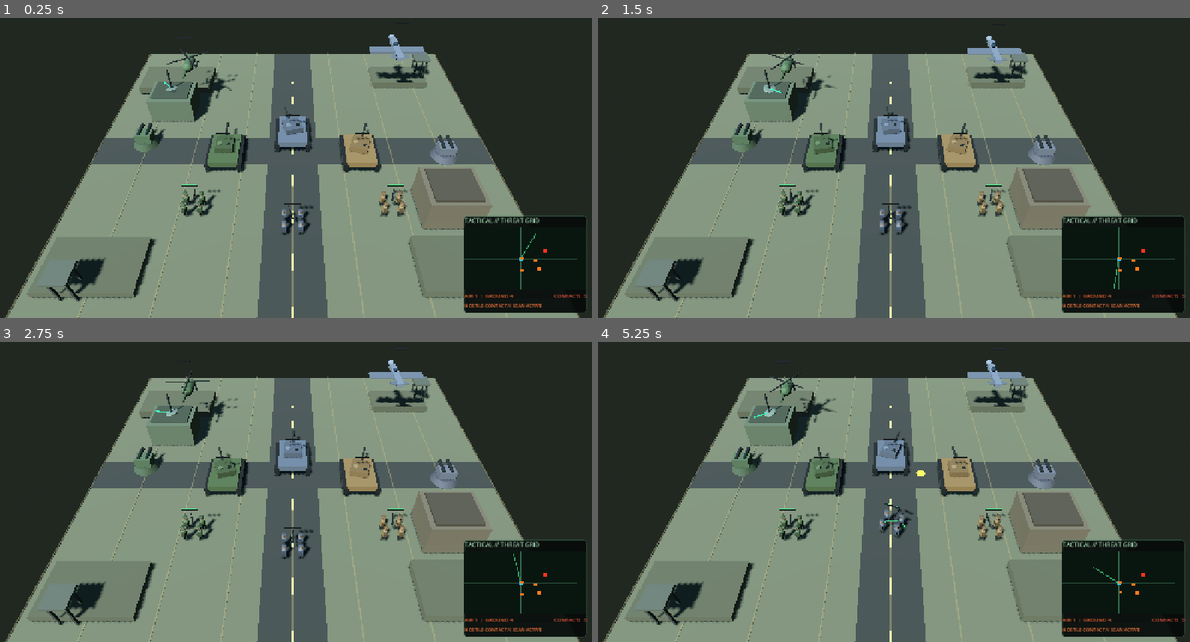
Above: before the commit, frames 1-4 (two rows, left to right).
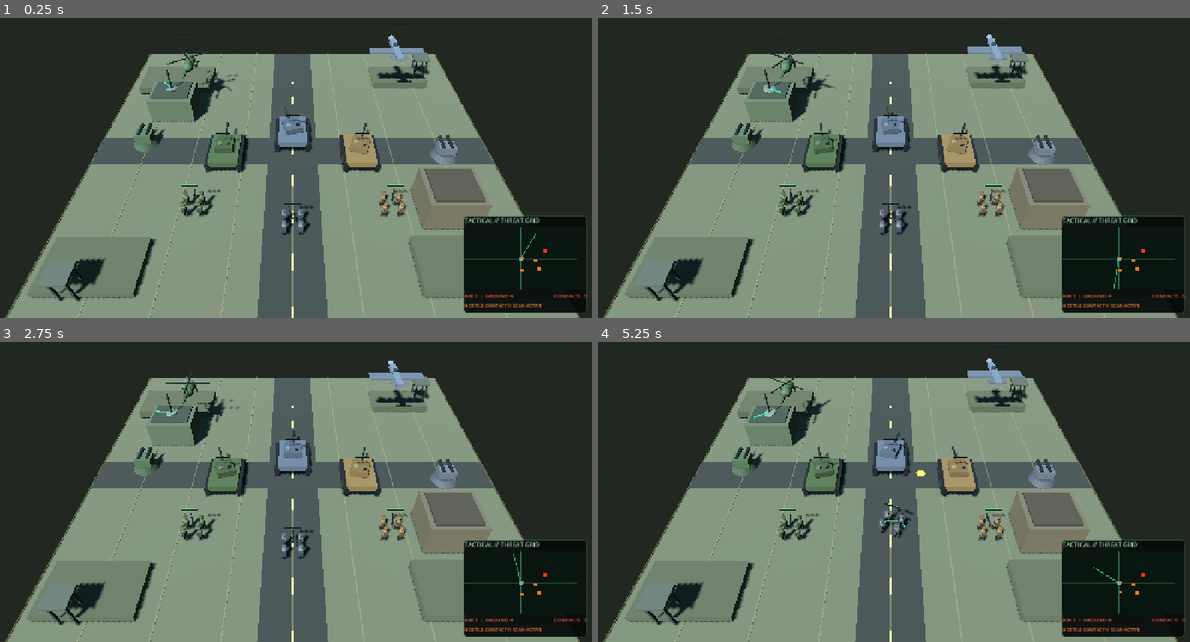
Above: after the commit, the same moments.

Repository: Jamalalbaroty/storm-generals-mobil
Game: Godot game, scene res://prototype_3d/battlefield_3d.tscn
The game is run twice, just before and just after one commit, with the same random seed, the same clock (stepped at 60 frames per second) and the same inputs. This scene is started directly instead of the project's main scene.
Inputs (mouse positions are in pixels of both pictures, inside the frame that each line leads up to):
- Up to frame 1 (0.25 s): no input
- Up to frame 2 (1.5 s): move the mouse to (1024, 132) at 0.52 s; click (1024, 132) at 0.67 s; drag from (769, 165) to (858, 216) at 1.27 s
- Up to frame 3 (2.75 s): move the mouse to (349, 399) at 2.02 s; click (349, 399) at 2.17 s
- Up to frame 4 (5.25 s): drag from (858, 540) to (710, 423) at 2.77 s; move the mouse to (1071, 525) at 3.52 s; click (1071, 525) at 3.67 s; drag from (710, 423) to (799, 390) at 4.27 s; move the mouse to (917, 474) at 5.02 s; click (917, 474) at 5.17 s

The runs differ from the first frame. In frame 1, 0.2% of the frame differs, in the area x 29-73%, y 5-67%; in frame 2, 0.3%; in frame 3, 0.3%; in frame 4, 0.5%, in the area x 28-73%, y 5-67%.

Commit message:
feat: add positional looping vehicle engine audio

Diff:
--- a/prototype_3d/battlefield_3d.gd
+++ b/prototype_3d/battlefield_3d.gd
@@ -45,6 +45,7 @@
 var radar_blip_widgets: Dictionary = {}
 var combat_fire_audio: AudioStreamWAV
 var combat_impact_audio: AudioStreamWAV
+var engine_audio_player: AudioStreamPlayer3D
 
 func _ready() -> void:
 	combat_fire_audio = _make_combat_audio(false)
@@ -57,6 +58,7 @@
 	_build_showcase_units()
 	_build_order_indicators()
 	_build_tactical_radar_hud()
+	_setup_engine_audio()
 
 func _process(delta: float) -> void:
 	turret_scan_clock += delta
@@ -72,6 +74,7 @@
 	_update_air_defenses(delta)
 	_update_radar_network(delta)
 	_update_radar_hud(delta)
+	_update_engine_audio()
 
 func _make_combat_audio(is_impact: bool) -> AudioStreamWAV:
 	var sample_rate := 22050
@@ -95,6 +98,48 @@
 	stream.stereo = false
 	stream.data = samples
 	return stream
+
+func _setup_engine_audio() -> void:
+	var sample_rate := 22050
+	var sample_count := sample_rate / 2
+	var samples := PackedByteArray()
+	samples.resize(sample_count * 2)
+	for i in range(sample_count):
+		var t := float(i) / float(sample_rate)
+		var wave := sin(t * TAU * 54.0) * 0.34 + sin(t * TAU * 108.0) * 0.12 + sin(t * TAU * 162.0) * 0.05
+		var pulse := 0.82 + 0.18 * sin(t * TAU * 2.0)
+		samples.encode_s16(i * 2, int(clampf(wave * pulse, -1.0, 1.0) * 32767.0))
+	var engine_stream := AudioStreamWAV.new()
+	engine_stream.format = AudioStreamWAV.FORMAT_16_BITS
+	engine_stream.mix_rate = sample_rate
+	engine_stream.stereo = false
+	engine_stream.loop_mode = AudioStreamWAV.LOOP_FORWARD
+	engine_stream.loop_begin = 0
+	engine_stream.loop_end = sample_count
+	engine_stream.data = samples
+	engine_audio_player = AudioStreamPlayer3D.new()
+	engine_audio_player.stream = engine_stream
+	engine_audio_player.volume_db = -22.0
+	engine_audio_player.unit_size = 12.0
+	engine_audio_player.max_distance = 72.0
+	add_child(engine_audio_player)
+
+func _update_engine_audio() -> void:
+	if not is_instance_valid(engine_audio_player):
+		return
+	if not is_instance_valid(selected_tank) or not has_selected_destination:
+		if engine_audio_player.playing:
+			engine_audio_player.stop()
+		return
+	var unit_type := str(selected_tank.get_meta("unit_type", "tank"))
+	if unit_type == "infantry":
+		if engine_audio_player.playing:
+			engine_audio_player.stop()
+		return
+	engine_audio_player.global_position = selected_tank.global_position
+	engine_audio_player.volume_db = -17.0 if unit_type == "tank" else -20.0
+	if not engine_audio_player.playing:
+		engine_audio_player.play()
 
 func _play_combat_audio(at: Vector3, is_impact: bool) -> void:
 	var player := AudioStreamPlayer3D.new()
